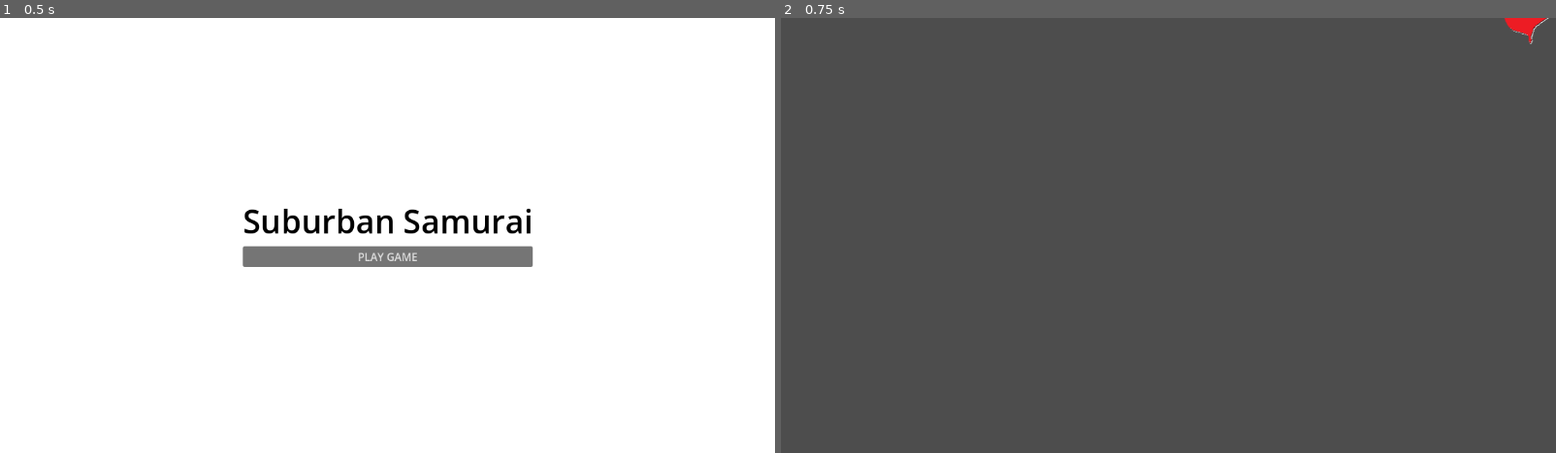
Above: before the commit, frames 1-2 (left to right).
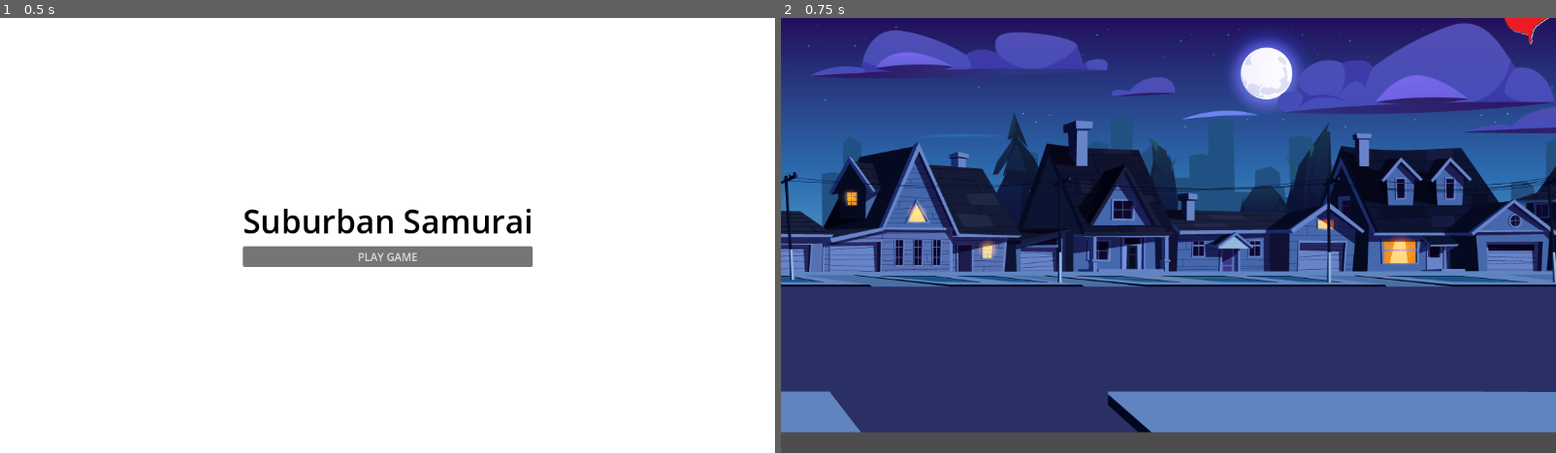
Above: after the commit, the same moments.

Repository: NextStepStudios/suburban_samurai
Game: Godot game, scene res://scenes/ui/main_menu.tscn
Two runs of this game, one before a commit and one after it. Both use one fixed random seed, a clock stepped at 60 frames per second and the inputs below.
Inputs:
- Up to frame 1 (0.5 s): no input
- Up to frame 2 (0.75 s): click "PLAY GAME" at 0.5 s

Frame 1 is identical in both runs. In frame 2, 95% of the frame differs, in the area x 0-100%, y 0-96%.
Error before the commit: Attempt to call function 'instantiate' in base 'null instance' on a null instance. (res://main.gd:37)

Commit message:
Update level_1.tscn

Diff:
--- a/scenes/levels/level_1.tscn
+++ b/scenes/levels/level_1.tscn
@@ -1,11 +1,11 @@
-
 [gd_scene load_steps=10 format=3 uid="uid://ojkmf7w047nc"]
 
-[ext_resource type="Texture2D" uid="uid://bksmdcpwgg0mg" path="res://assets/environment/background/suburban-samurai_Background.png" id="1_6761a"]
-[ext_resource type="Texture2D" uid="uid://c6iqu6qphv08l" path="res://assets/environment/background/suburban-samurai_CloudsBuildings.png" id="2_sk5k4"]
-[ext_resource type="Texture2D" uid="uid://bhb5kr543ur8y" path="res://assets/environment/background/suburban-samurai_Houses.png" id="3_oc4kc"]
-[ext_resource type="Texture2D" uid="uid://b6t0pptxun05s" path="res://assets/environment/background/suburban-samurai_Foreground.png" id="4_s8va5"]
-[ext_resource type="Texture2D" uid="uid://cfvfbth7eo88k" path="res://assets/environment/tileset/suburban-samurai_Obstacles1.png" id="6_sk5k4"]
+[ext_resource type="Texture2D" uid="uid://dmpe5beulmxra" path="res://assets/environment/background/suburban-samurai_Background.png" id="1_6761a"]
+[ext_resource type="Texture2D" uid="uid://ct6amsh2mfne1" path="res://assets/environment/background/suburban-samurai_CloudsBuildings.png" id="2_sk5k4"]
+[ext_resource type="Texture2D" uid="uid://3hkki3gpasok" path="res://assets/environment/background/suburban-samurai_Houses.png" id="3_oc4kc"]
+[ext_resource type="Texture2D" uid="uid://dv51fi8h5p7m7" path="res://assets/environment/background/suburban-samurai_Foreground.png" id="4_s8va5"]
+[ext_resource type="Texture2D" uid="uid://01im18j1k6yo" path="res://assets/environment/tileset/suburban-samurai_Road.png" id="5_dga24"]
+[ext_resource type="Texture2D" uid="uid://g1jgcawmb1u7" path="res://assets/environment/tileset/suburban-samurai_Obstacles1.png" id="6_sk5k4"]
 
 [sub_resource type="TileSetAtlasSource" id="TileSetAtlasSource_qxy0u"]
 texture = ExtResource("5_dga24")
